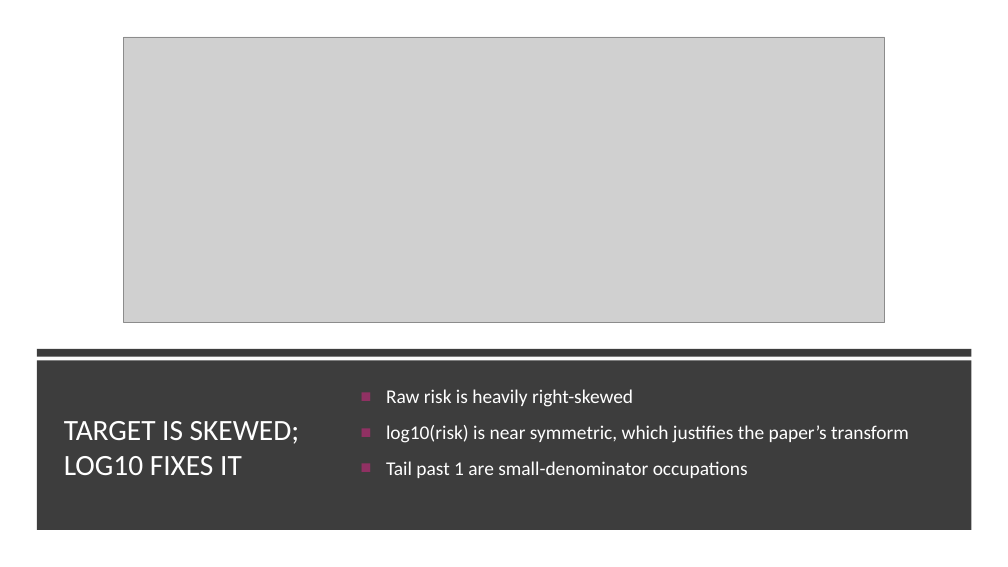
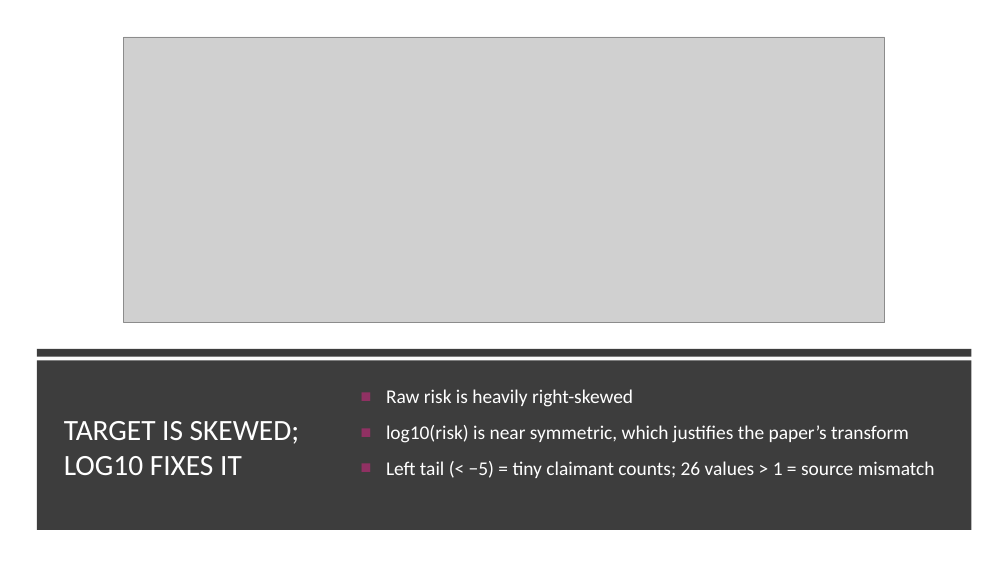
Before and after one commit to Ashonet/CSCU9DA_Assignment, a slide deck: slide 5 of CSCU9DA_Presentation.pptx. Drawn at 1008x567 pixels with LibreOffice and Linux fonts; fonts in the diff are those of the drawing; grey boxes stand for pictures. Boxes give left, top, right and bottom in pixels: in the first picture for what was removed or moved away, otherwise in the second. Text is boxed around its words. In the diff, an @@ line names an element or a change of style, - is before the commit and + after.

```diff
--- a/CSCU9DA_Presentation.pptx
+++ b/CSCU9DA_Presentation.pptx
@@ text at (x1=386, y1=461, x2=935, y2=478): text changed @@
-■ Tail past 1 are small-denominator occupations
+■ Left tail (< −5) = tiny claimant counts; 26 values > 1 = source mismatch
```
Also in this commit, not shown: 6 other slides changed, 2 slides added.
